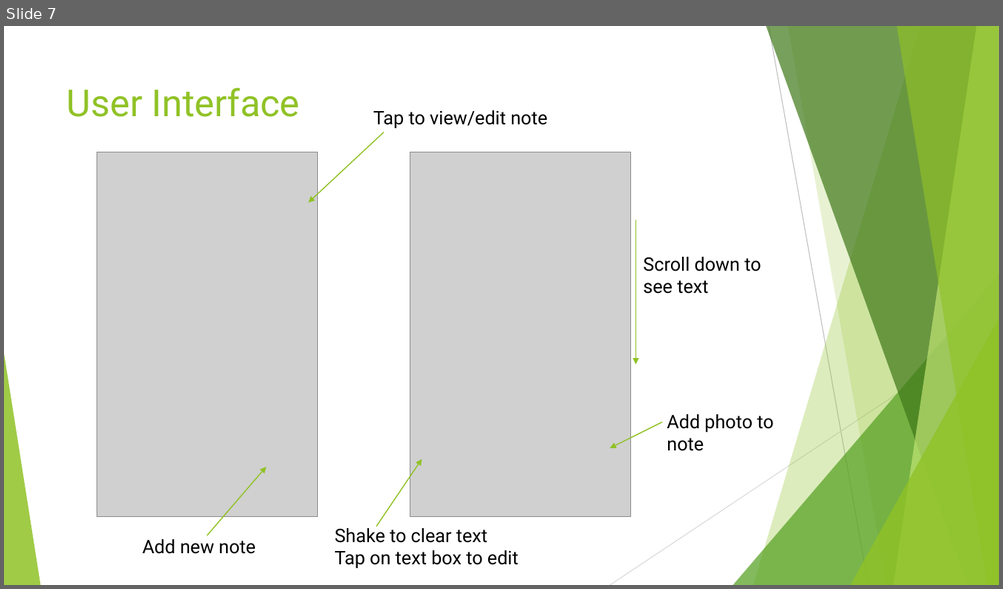
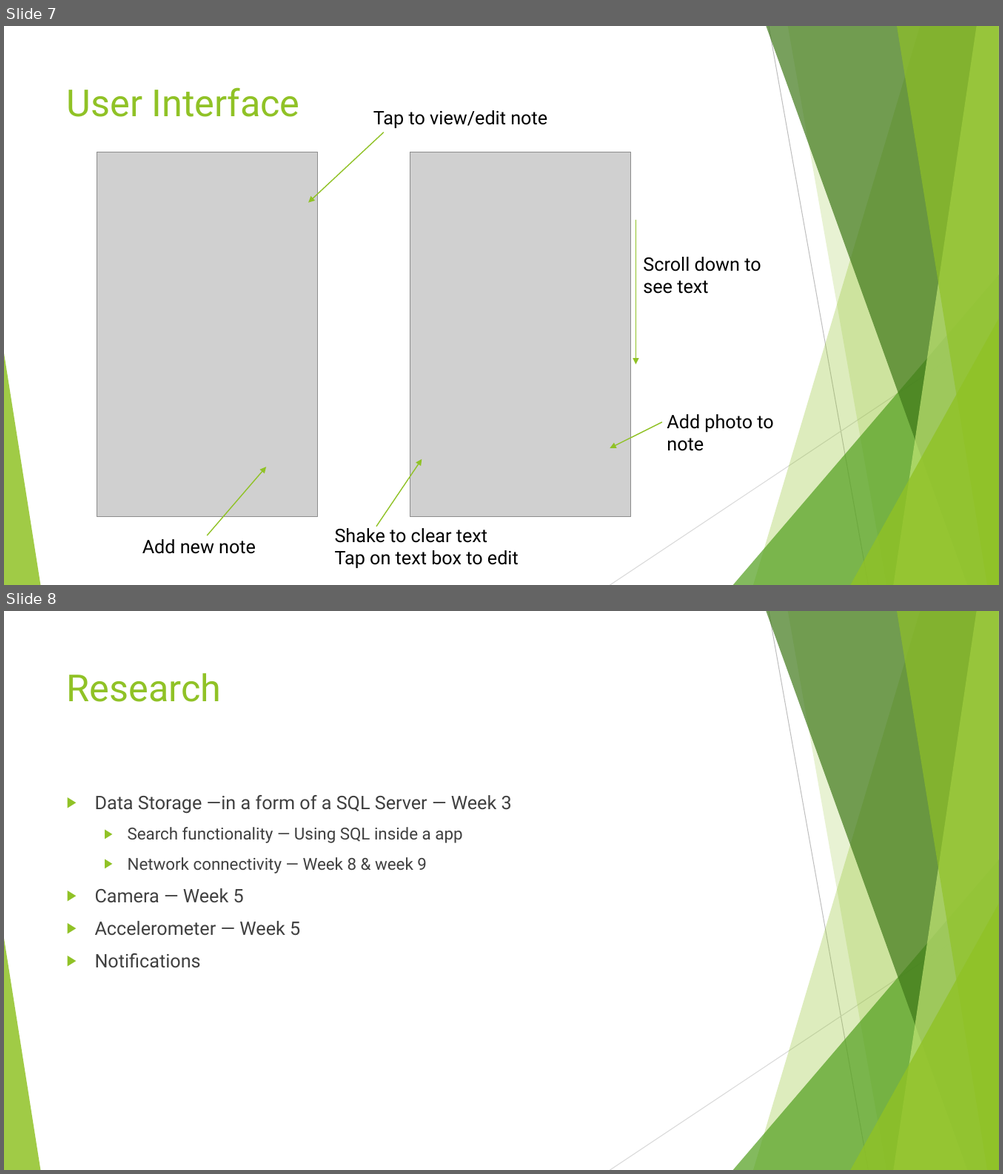
Before and after one commit to jjvanvuren/MediClip, a slide deck: MediClip Presentation.pptx. Shown one above the other, each under a label of ours: slide 7 before the commit, slides 7 and 8 after it. The pictures are 1003x589 and 1003x1174 pixels, drawn with LibreOffice and Linux fonts; fonts in the diff are those of the drawing; grey boxes stand for pictures. Boxes give left, top, right and bottom in pixels: in the first picture for what was removed or moved away, otherwise in the second. Text is boxed around its words. In the diff, an @@ line names an element or a change of style, - is before the commit and + after.

```diff
--- a/MediClip Presentation.pptx
+++ b/MediClip Presentation.pptx
@@ slide 8 added at [4, 611, 999, 1170], background #FFFFFF; not listed: 10 template elements that a slide beside it also shows @@
@@ title added at [67, 673, 222, 702], 36 pt, text #90C226 @@
+Research
@@ text added at [95, 795, 512, 968], 18 pt, text #404040 @@
+▶ Data Storage —in a form of a SQL Server — Week 3
+  ▶ Search functionality — Using SQL inside a app
+  ▶ Network connectivity — Week 8 & week 9
+▶ Camera — Week 5
+▶ Accelerometer — Week 5
+▶ Notifications
```
Also in this commit, not shown: 1 other slide added.
